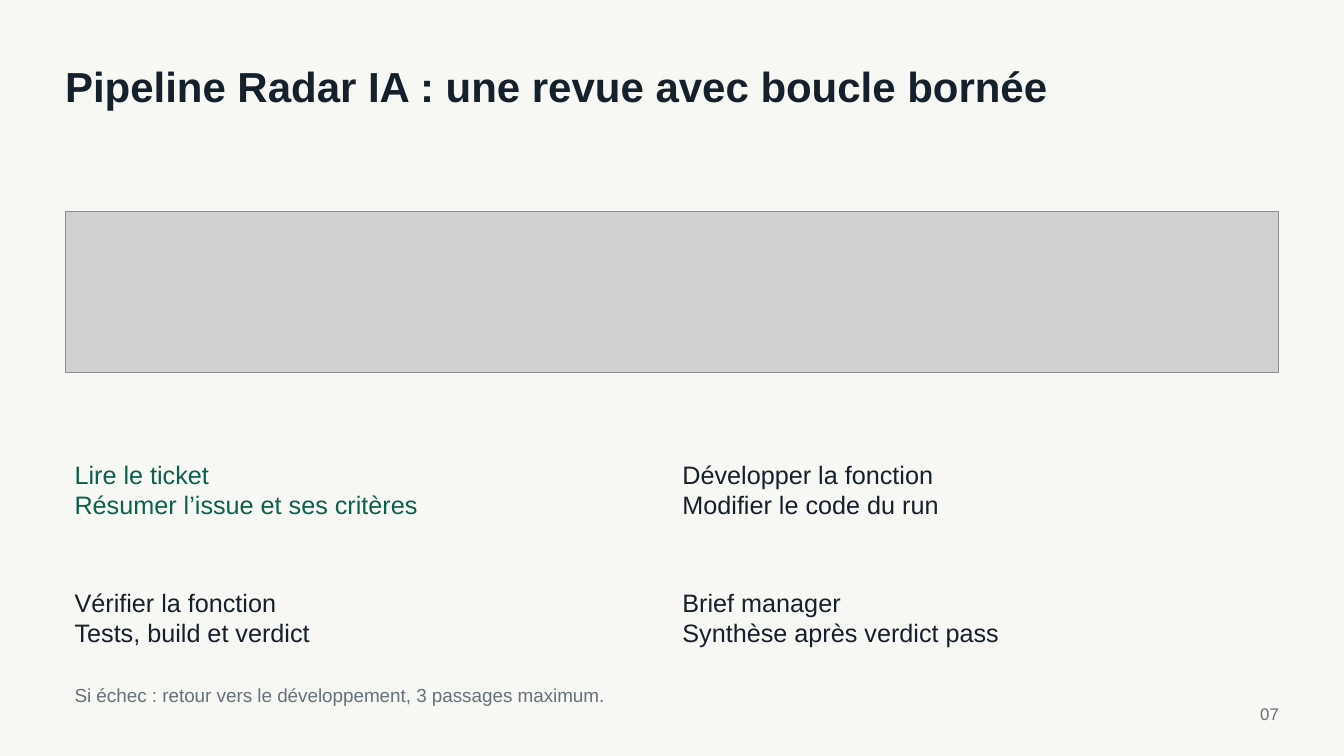
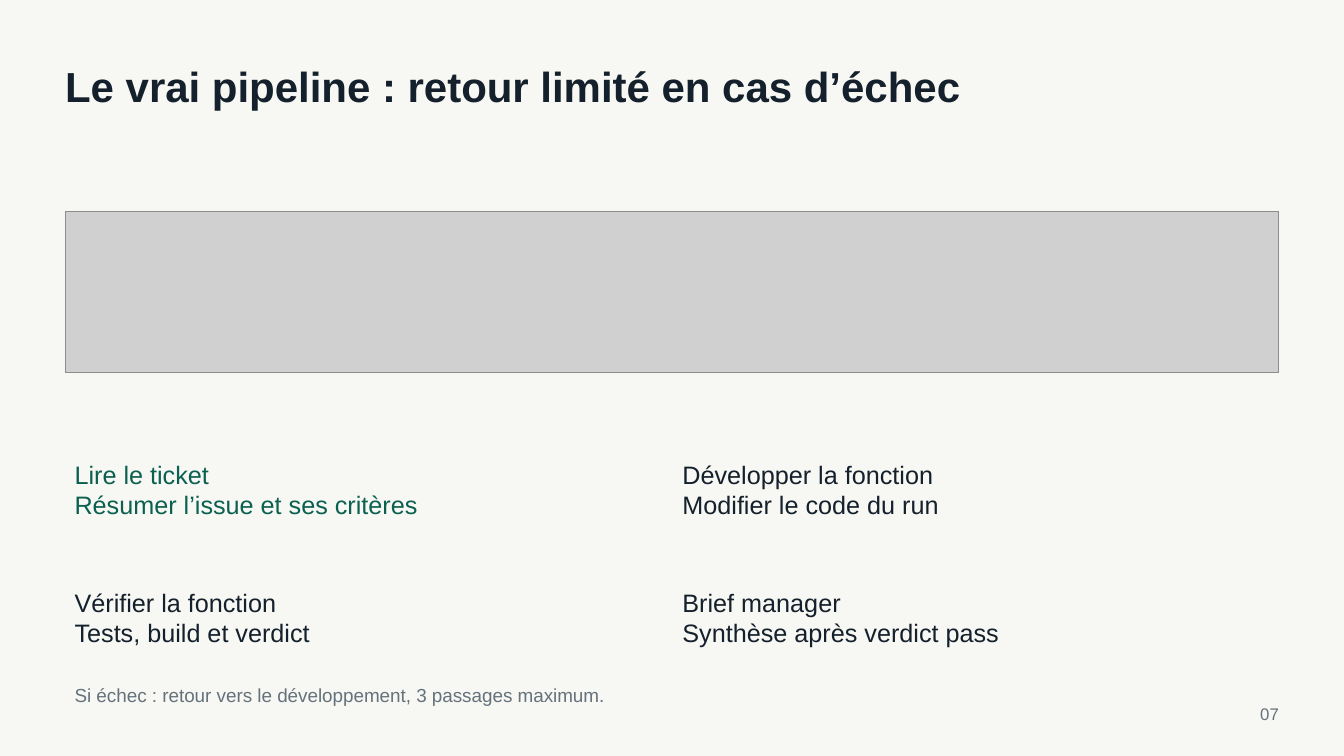
Before and after one commit to Mohamedballouch/radar-ia-casablanca-demo, a slide deck: slide 7 of workshop/slides/atelier-pdsf-pdo-casablanca.pptx. Drawn at 1344x756 pixels with LibreOffice and Linux fonts; fonts in the diff are those of the drawing; grey boxes stand for pictures. Boxes give left, top, right and bottom in pixels: in the first picture for what was removed or moved away, otherwise in the second. Text is boxed around its words. In the diff, an @@ line names an element or a change of style, - is before the commit and + after.

```diff
--- a/workshop/slides/atelier-pdsf-pdo-casablanca.pptx
+++ b/workshop/slides/atelier-pdsf-pdo-casablanca.pptx
@@ text at box(65, 71, 960, 111): text changed @@
-Pipeline Radar IA : une revue avec boucle bornée
+Le vrai pipeline : retour limité en cas d’échec
```
Also in this commit, not shown: 10 other slides changed, 1 slide added, 1 slide removed, 2 other files.
